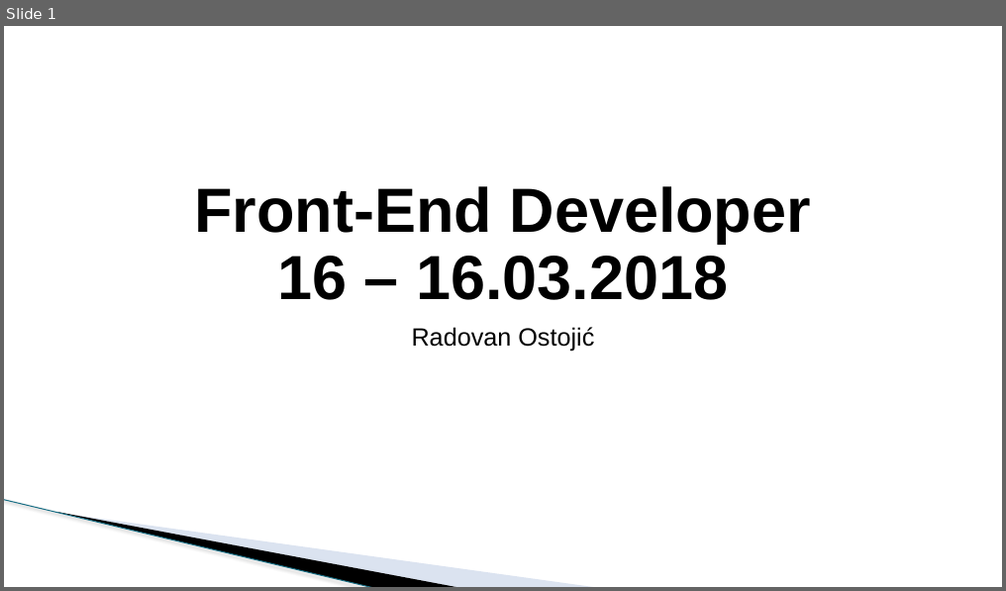
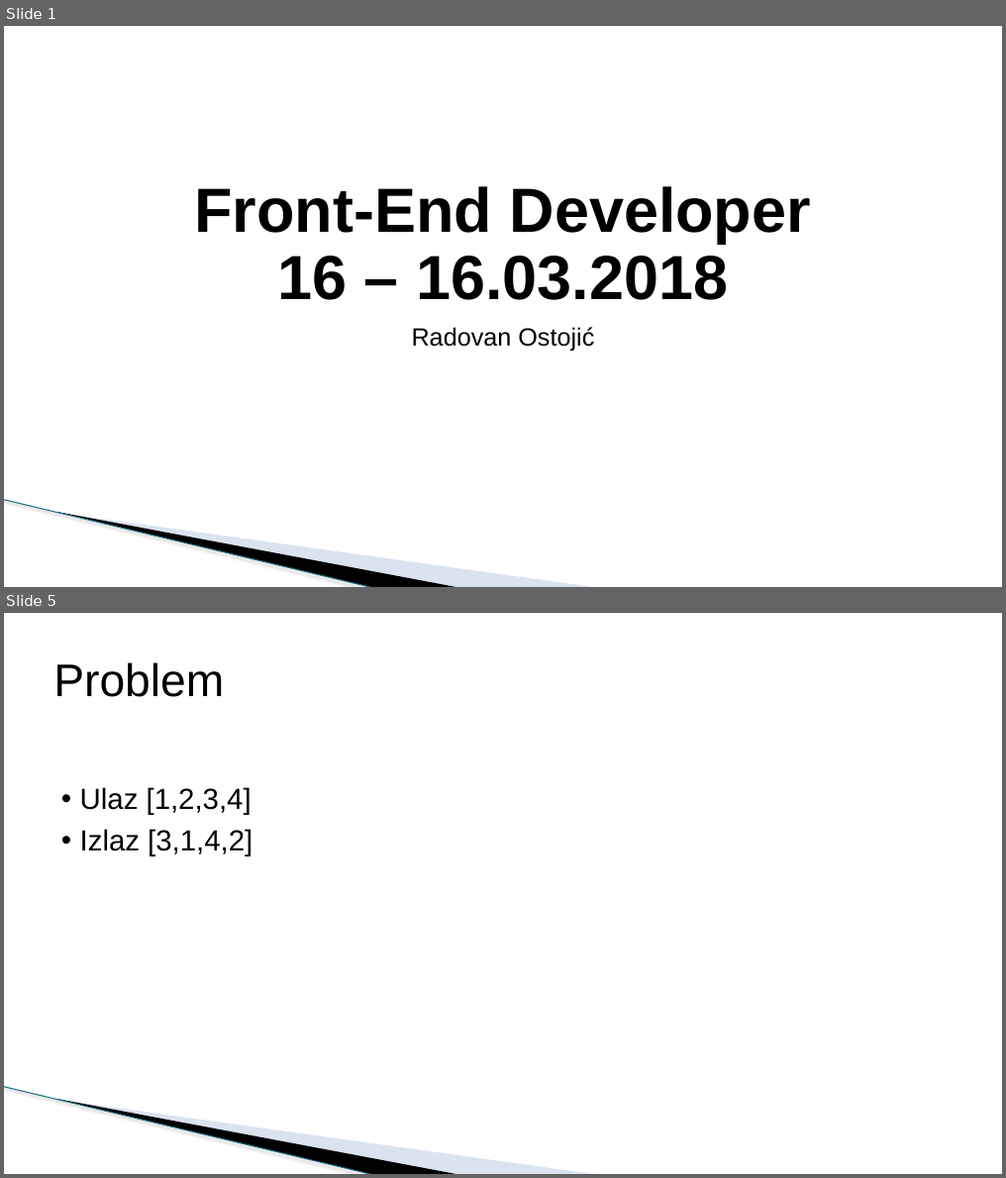
Before and after one commit to todalexcode/kurs-front-end, a slide deck: sesija-16/PPT/Front-End Developer-16.pptx. Shown one above the other, each under a label of ours: slide 1 before the commit, slides 1 and 5 after it; the slides between them are not shown. The pictures are 1006x591 and 1006x1178 pixels, drawn with LibreOffice and Linux fonts; fonts in the diff are those of the drawing; background and template pictures are left out. Boxes give left, top, right and bottom in pixels: in the first picture for what was removed or moved away, otherwise in the second. Text is boxed around its words. In the diff, an @@ line names an element or a change of style, - is before the commit and + after.

```diff
--- a/sesija-16/PPT/Front-End Developer-16.pptx
+++ b/sesija-16/PPT/Front-End Developer-16.pptx
@@ slide 5 added at <box>4,613,1002,1174</box>, background #FFFFFF; not listed: 3 template elements that a slide beside it also shows @@
@@ title added at <box>54,663,224,697</box>, 44 pt, text #000000 @@
+Problem
@@ text added at <box>80,787,252,857</box>, 28 pt, text #000000 @@
+• Ulaz [1,2,3,4]
+• Izlaz [3,1,4,2]
```
Also in this commit, not shown: 1 slide changed, 2 other slides added, 2 slides removed, 20 other files.
